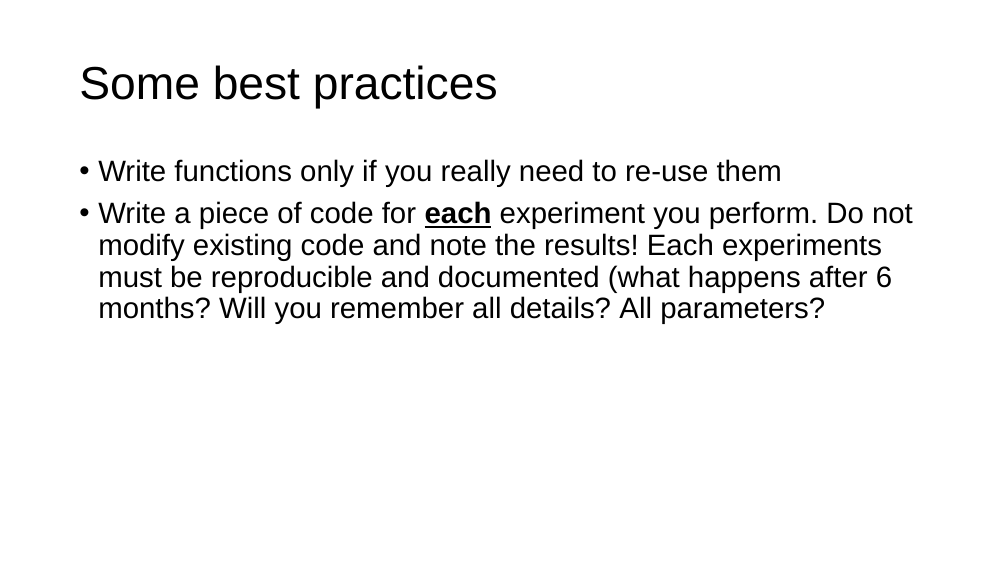
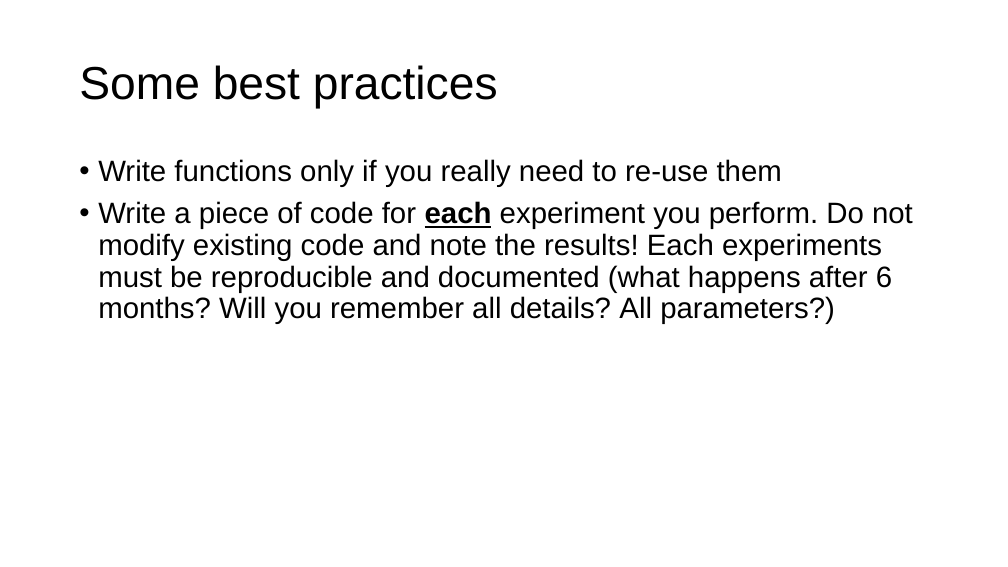
Before and after one commit to toelt-llc/MSCA-ITN-PARENT, a slide deck: slide 46 of DETERMINED2022/Python and scikit-learn/DETERMINED2022-toelt-Introduction Python and Scikit-learn.pptx (slide 44 before the commit). Drawn at 1008x567 pixels with LibreOffice and Linux fonts; fonts in the diff are those of the drawing; background and template pictures are left out. Boxes give left, top, right and bottom in pixels: in the first picture for what was removed or moved away, otherwise in the second. Text is boxed around its words. In the diff, an @@ line names an element or a change of style, - is before the commit and + after.

```diff
--- a/DETERMINED2022/Python and scikit-learn/DETERMINED2022-toelt-Introduction Python and Scikit-learn.pptx
+++ b/DETERMINED2022/Python and scikit-learn/DETERMINED2022-toelt-Introduction Python and Scikit-learn.pptx
@@ text at <box>98,201,913,324</box>: text changed @@
-• Write a piece of code for each experiment you perform. Do not modify existing code and note the results! Each experiments must be reproducible and documented (what happens after 6 months? Will you remember all details? All parameters?
+• Write a piece of code for each experiment you perform. Do not modify existing code and note the results! Each experiments must be reproducible and documented (what happens after 6 months? Will you remember all details? All parameters?)
```
Also in this commit, not shown: 3 other slides changed, 2 slides added, 5 other files.
